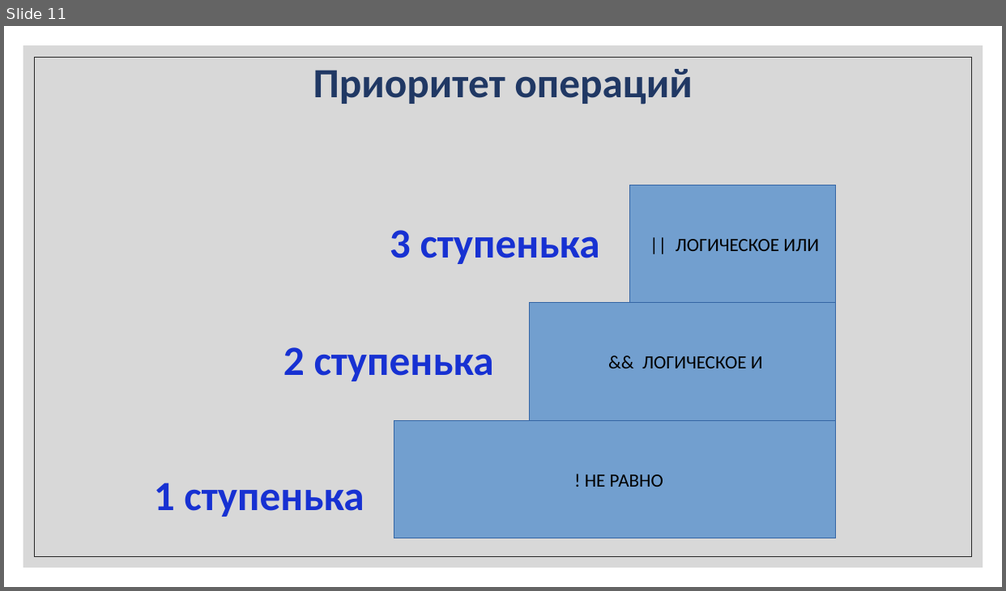
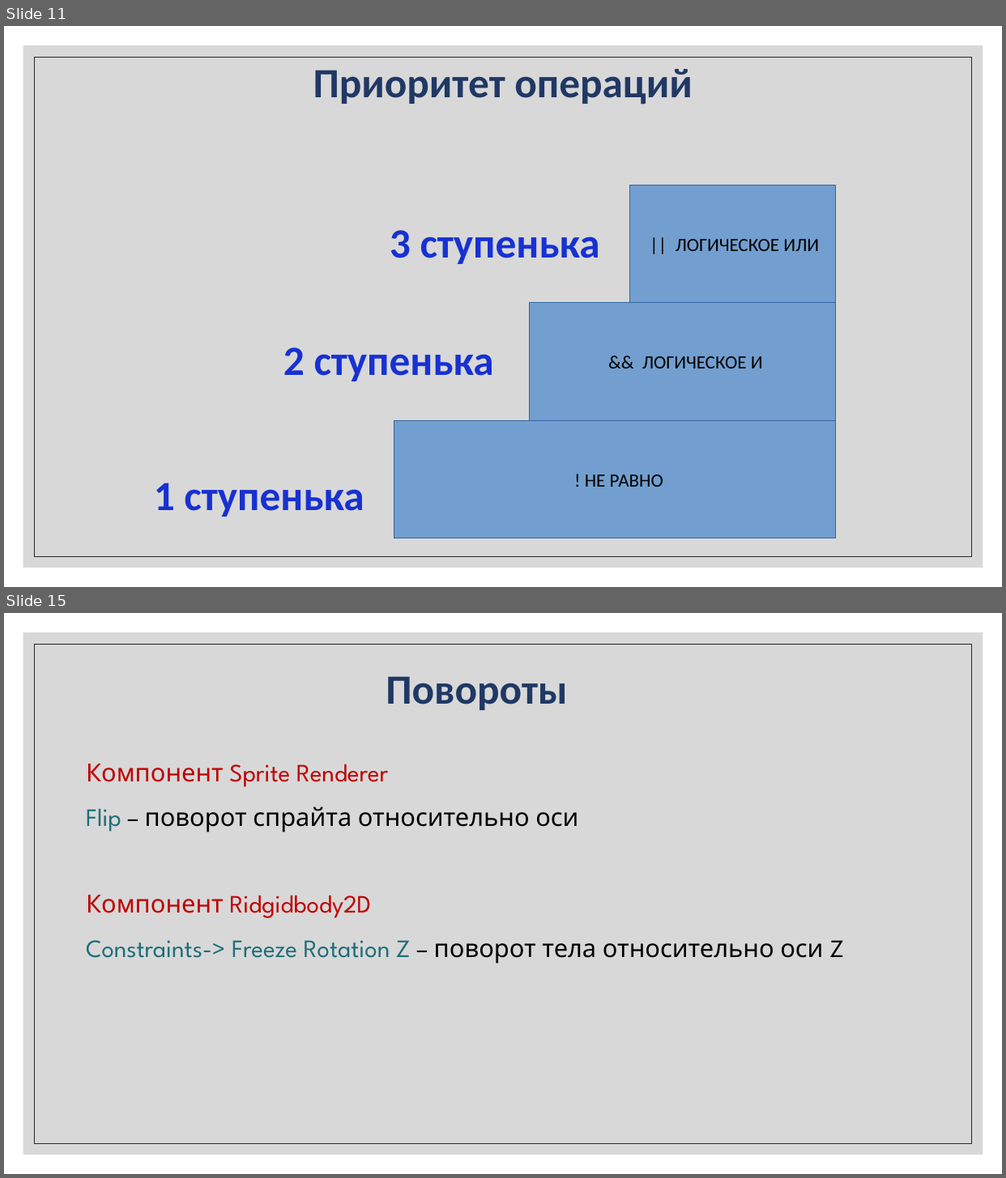
Before and after one commit to IriEfremova/LessonsCube, a slide deck: Unity/Lesson4/Operation.pptx. Shown one above the other, each under a label of ours: slide 11 before the commit, slides 11 and 15 after it; the slides between them are not shown. The pictures are 1006x591 and 1006x1178 pixels, drawn with LibreOffice and Linux fonts; fonts in the diff are those of the drawing. Boxes give left, top, right and bottom in pixels: in the first picture for what was removed or moved away, otherwise in the second. Text is boxed around its words. In the diff, an @@ line names an element or a change of style, - is before the commit and + after.

```diff
--- a/Unity/Lesson4/Operation.pptx
+++ b/Unity/Lesson4/Operation.pptx
@@ slide 15 added at box(4, 613, 1002, 1174), background #FFFFFF; not listed: 2 template elements that a slide beside it also shows @@
@@ text added at box(386, 676, 567, 710), 40 pt, text #203864, bold @@
+Повороты
@@ text added at box(86, 764, 578, 833), 24 pt, text #000000 @@
+Компонент Sprite Renderer
+Flip – поворот спрайта относительно оси
@@ text added at box(86, 895, 844, 964), 24 pt, text #1F6E7A @@
+Компонент Ridgidbody2D
+Constraints-> Freeze Rotation Z – поворот тела относительно оси Z
```
Also in this commit, not shown: 5 other slides added, 2 slides removed, 5 other files.
